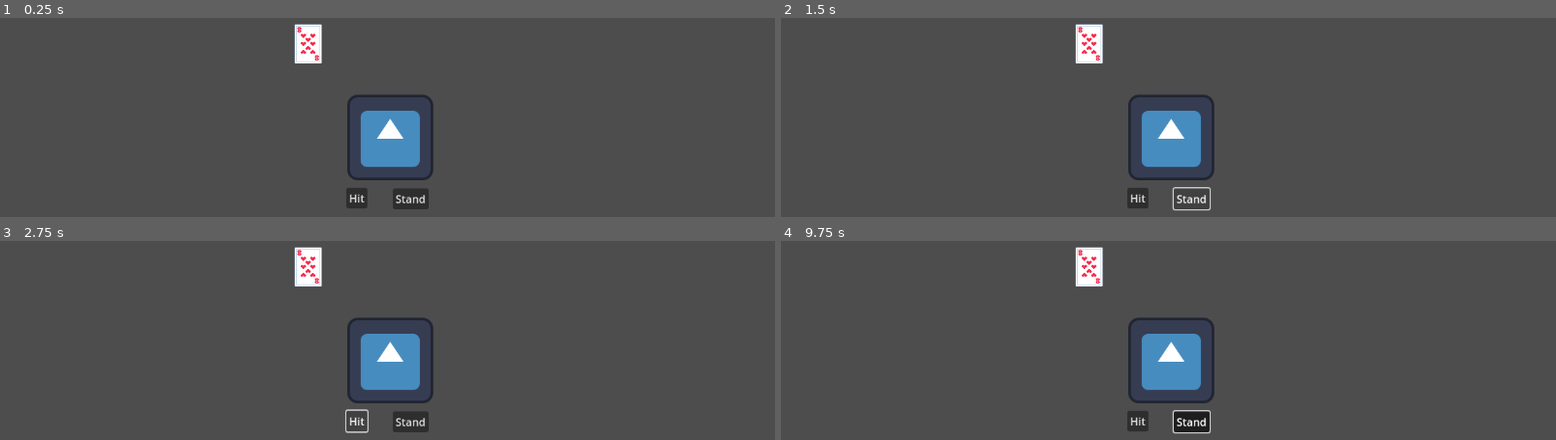
Above: before the commit, frames 1-4 (two rows, left to right).
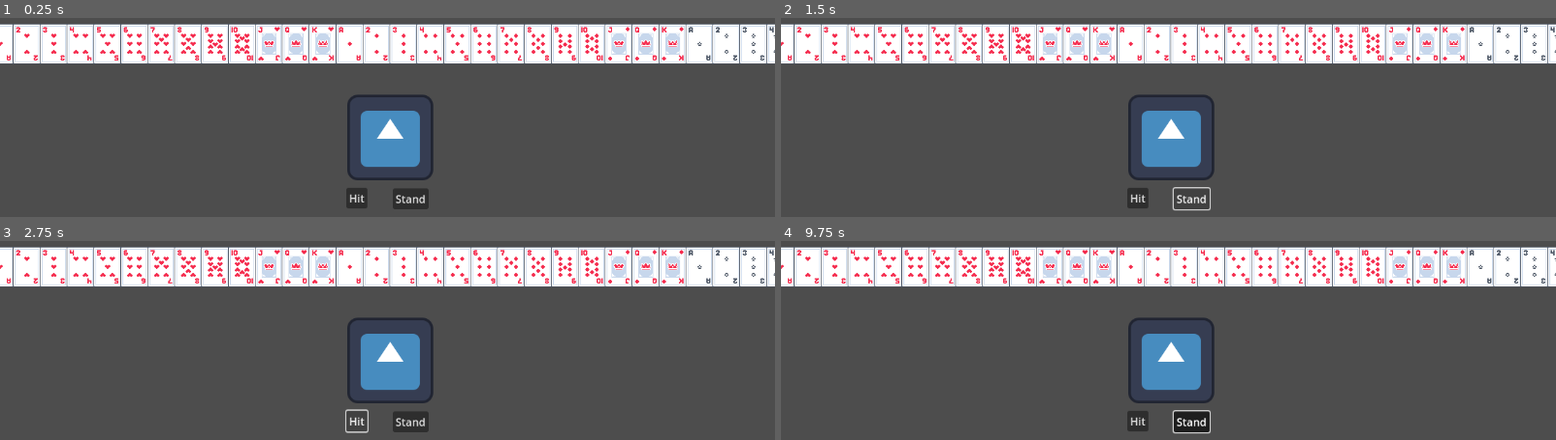
Above: after the commit, the same moments.

Repository: InsurgenceGaming/Blackjack
Game: Godot game, scene res://BlackJack.tscn
Same seed, same stepped clock (60 frames per second), same inputs: the game is played once before the commit and once after it. The engine's default icon, where the game draws it, is replaced by a stand-in: a white triangle on a blue panel in a dark square.
Inputs:
- Up to frame 1 (0.25 s): no input
- Up to frame 2 (1.5 s): click "Hit" at 0.5 s; click "Stand" at 1.25 s
- Up to frame 3 (2.75 s): click "Hit" at 2 s
- Up to frame 4 (9.75 s): click "Stand" at 2.75 s; click "Hit" at 3.5 s; click "Stand" at 4.25 s; tap Enter at 5, 6.5, 8 s; hold Space 5.03-5.78 s; tap Space at 5.85, 6.02, 6.32, 7.35, 7.52, 7.82, 8.85, 9.02, 9.32 s; hold Space 6.53-7.28 s; hold Space 8.03-8.78 s; hold Space from 9.53 s (still down)

The runs differ from the first frame. In frame 1, 20% of the frame differs, in the area x 0-100%, y 2-23%; in frame 2, 20%; in frame 3, 20%; in frame 4, 20%.

Commit message:
Updated the card generation

Diff:
--- a/BlackJack.gd
+++ b/BlackJack.gd
@@ -31,71 +31,43 @@
 # Called when the node enters the scene tree for the first time.
 var Random_cards = null
 func _ready():
-	#for texture_load in cardTexture:
-		#load(texture_load)
 	for suit in suits:
 		for rank in ranks:
 			var cardname = rank + "_of_" + suit
 			Card_name.append(cardname)
-	print(Card_name)
-	#print("I am ready")
-	#print(Random_cards)
 
 	for card in 52:
 		var new_resource = CardData.new()
-		if card in range(1,13):
-			new_resource.Card_Name = Card_name[card]
-			print(cardTexture[card])
-			new_resource.Card_Image = load(cardTexture[card])
-			print(new_resource.Card_Name)
-			if "Ace" in new_resource.Card_Name:
-				new_resource.Card_value = 11
-				print(new_resource.Card_value)
-			elif card % 13 +1 >= 11:
-				new_resource.Card_value =10
-				print(new_resource.Card_value)
-			else:
-				new_resource.Card_value = card %  13 + 1
-				print(new_resource.Card_value)
-			#i need to put all the card names in a table and all the card textures in another table
+		new_resource.Card_Name = Card_name[card]
+		new_resource.Card_Image = load(cardTexture[card])
+		if "Ace" in new_resource.Card_Name:
+			new_resource.Card_value = 11
+		elif card % 13 +1 >= 11:
+			new_resource.Card_value =10
+		else:
+			new_resource.Card_value = card %  13 + 1
+
+
 
 		Deck.append(new_resource)
 	Random_cards = Deck.duplicate()
-	game_start(2)
-	#print(Deck)
-	#Instance_card.card_data = random_suit
-	#get_node(".").add_child(Instance_card)
-	#Instance_card.global_position = Vector2(213,161)
-	#print(random_suit.Card_Name)
-	#Instance_card.card_data = random_suit
-	#Instance_card.card_data.Card_Name = random_suit.CardData.Card_Name
-
-#func _process(delta):
-	#if Input.is_key_pressed(KEY_SPACE):
-		#game_start(6)
-
-
+	print(Random_cards)
+	game_start(52)
 
 func game_start(players:int):
-	var CardPos = get_parent().position + Vector2(-122,-140)
+	var CardPos = get_parent().position + Vector2(-580,-140)
 	for ply in players:
-		#print("I am a player")
-		var random_suit = Random_cards.pick_random()
+		var random_suit = Random_cards[0]
 
 		var Instance_card = Empty_card.instantiate()
 		Instance_card.card_data = random_suit
 		get_node(".").add_child(Instance_card)
 		Instance_card.position = CardPos
-		#print(random_suit.Card_Name)
 		Instance_card.card_data = random_suit
-		CardPos = CardPos + Vector2(122,0)
+		CardPos = CardPos + Vector2(40,0)
+		Random_cards.remove_at(0)
 
-	##print(CardPos)
+
 
 func card_spawn():
 	pass
-
-
-## Called every frame. 'delta' is the elapsed time since the previous frame.
-#func _process(delta):
-	#pass
--- a/BlackJack.tscn
+++ b/BlackJack.tscn
@@ -1,18 +1,8 @@
-[gd_scene load_steps=8 format=3 uid="uid://dxvfdqr74mmpf"]
+[gd_scene load_steps=4 format=3 uid="uid://dxvfdqr74mmpf"]
 
 [ext_resource type="Texture2D" uid="uid://cb4s5yt3sxb8g" path="res://icon.svg" id="1_i0032"]
 [ext_resource type="Script" path="res://BlackJack.gd" id="2_gcnat"]
-[ext_resource type="Resource" uid="uid://bu57rxd7xi6lf" path="res://Card Data.tres" id="3_qegej"]
-[ext_resource type="Texture2D" uid="uid://crwcpgkwh1aao" path="res://ace_of_clubs.jpg" id="4_2fj2y"]
-[ext_resource type="Script" path="res://Card_Data.gd" id="5_ftpb6"]
 [ext_resource type="PackedScene" uid="uid://difb3gleq78ee" path="res://empty_card.tscn" id="6_svhe8"]
-
-[sub_resource type="Resource" id="Resource_l3wmo"]
-resource_local_to_scene = true
-script = ExtResource("5_ftpb6")
-Card_Name = "AceOfClubs"
-Card_value = 10
-Card_Image = ExtResource("4_2fj2y")
 
 [node name="Control" type="Control"]
 layout_mode = 3
@@ -26,7 +16,6 @@
 position = Vector2(580, 525)
 texture = ExtResource("1_i0032")
 script = ExtResource("2_gcnat")
-Deck = [ExtResource("3_qegej"), SubResource("Resource_l3wmo")]
 Empty_card = ExtResource("6_svhe8")
 
 [node name="Button" type="Button" parent="Sprite2D"]
--- a/project.godot
+++ b/project.godot
@@ -14,7 +14,3 @@
 run/main_scene="res://BlackJack.tscn"
 config/features=PackedStringArray("4.2", "Forward Plus")
 config/icon="res://icon.svg"
-
-[display]
-
-window/size/resizable=false
